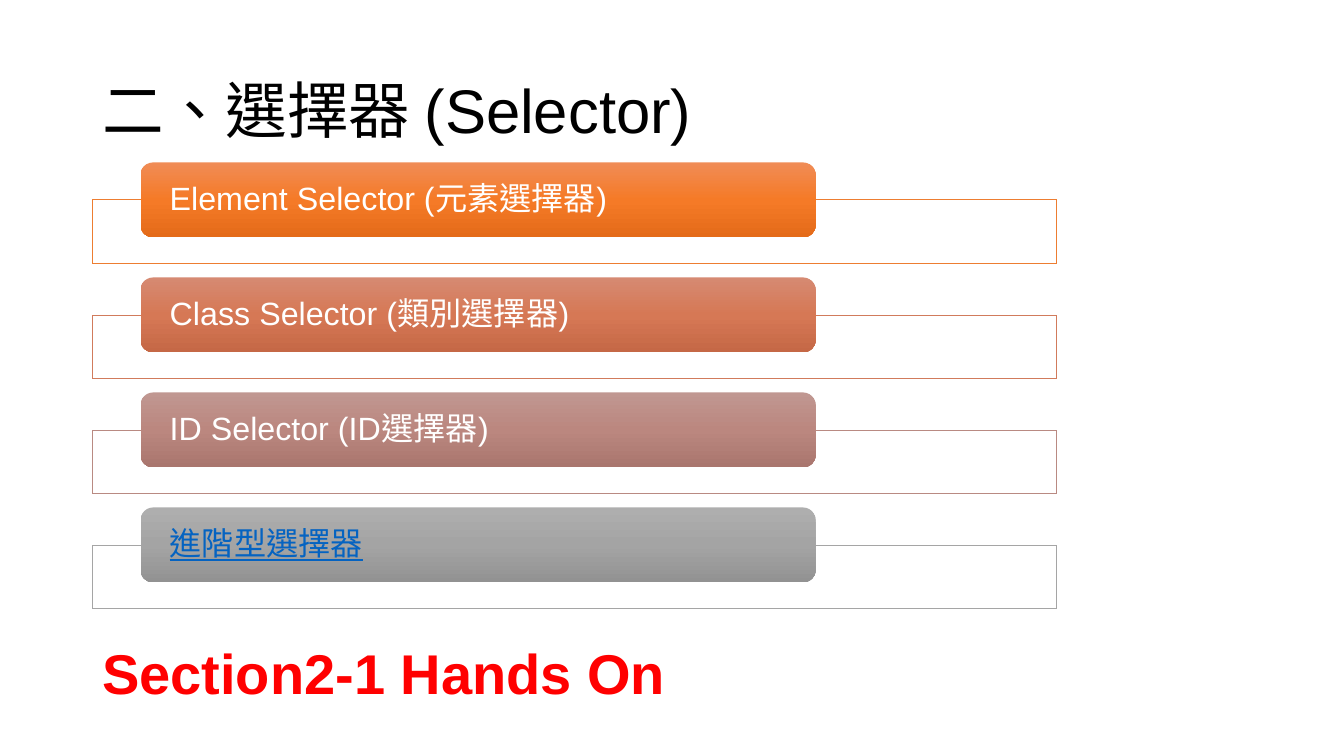
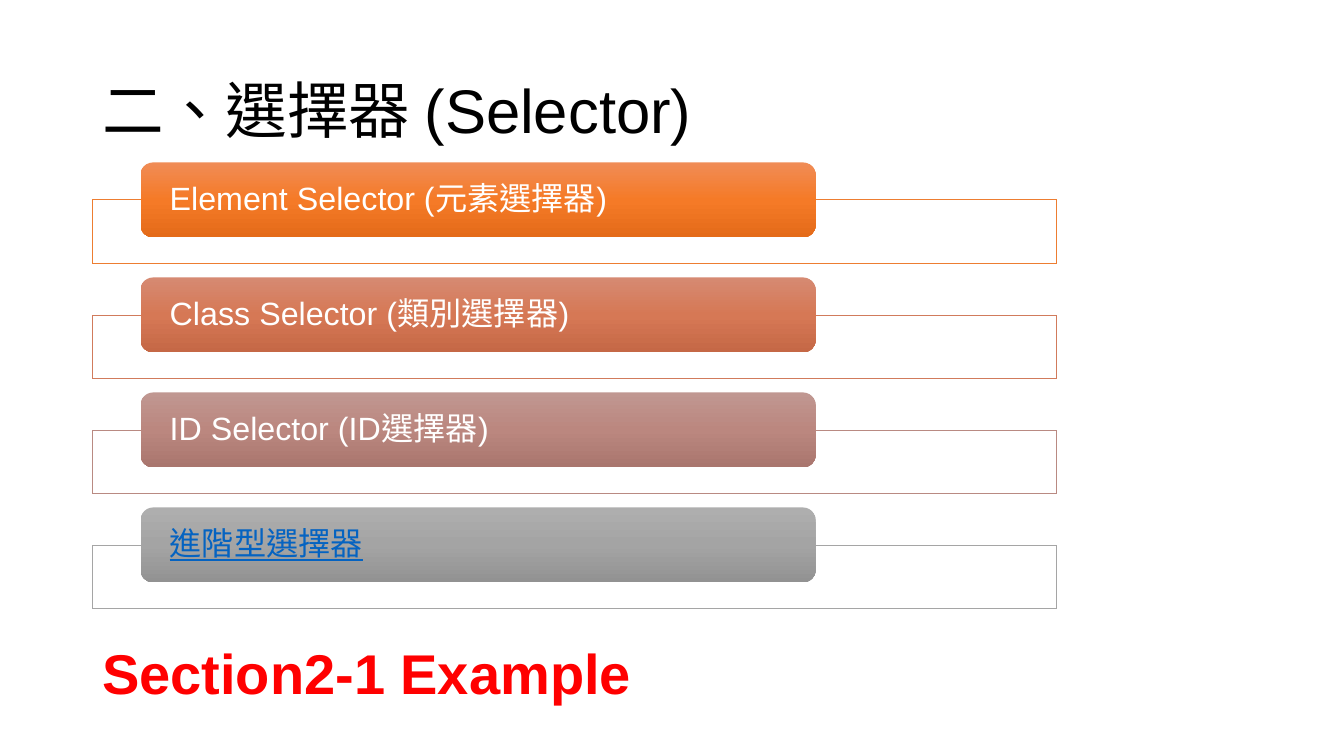
Before and after one commit to Benknightdark/jquerytutorial, a slide deck: slide 6 of jquerytutorial.pptx. Drawn at 1344x756 pixels with LibreOffice and Linux fonts; fonts in the diff are those of the drawing. Boxes give left, top, right and bottom in pixels: in the first picture for what was removed or moved away, otherwise in the second. Text is boxed around its words. In the diff, an @@ line names an element or a change of style, - is before the commit and + after.

```diff
--- a/jquerytutorial.pptx
+++ b/jquerytutorial.pptx
@@ text at [102, 653, 631, 704]: text changed @@
-Section2-1 Hands On
+Section2-1 Example
```
Also in this commit, not shown: 3 other slides changed, 1 other file.
